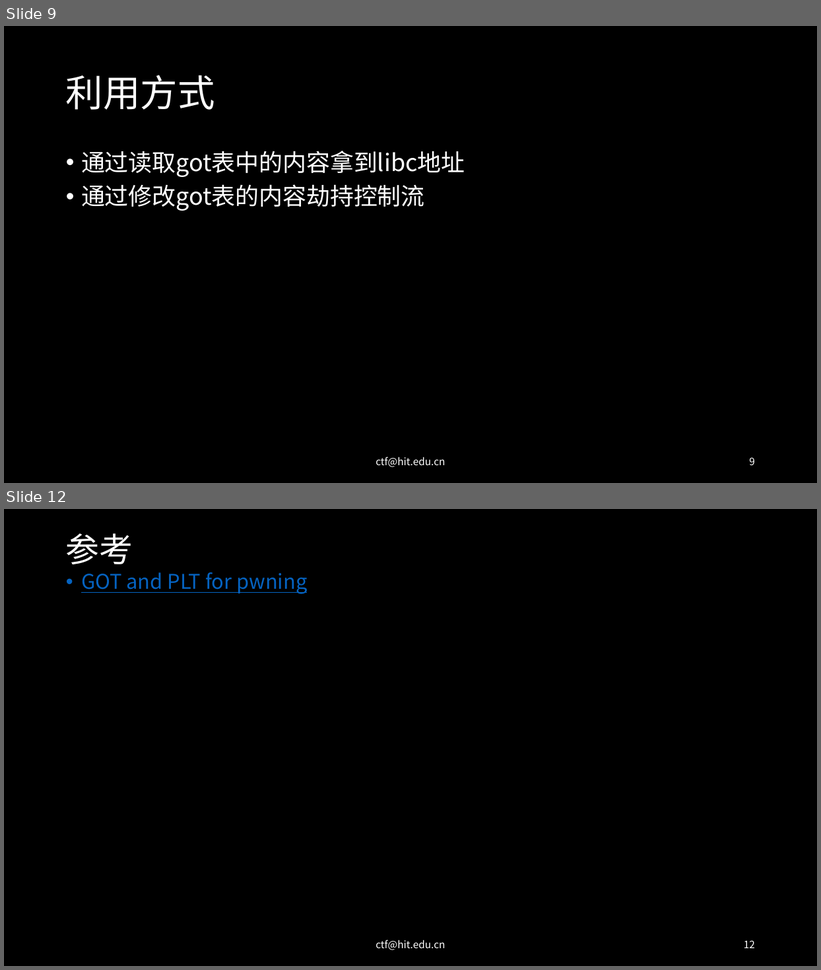
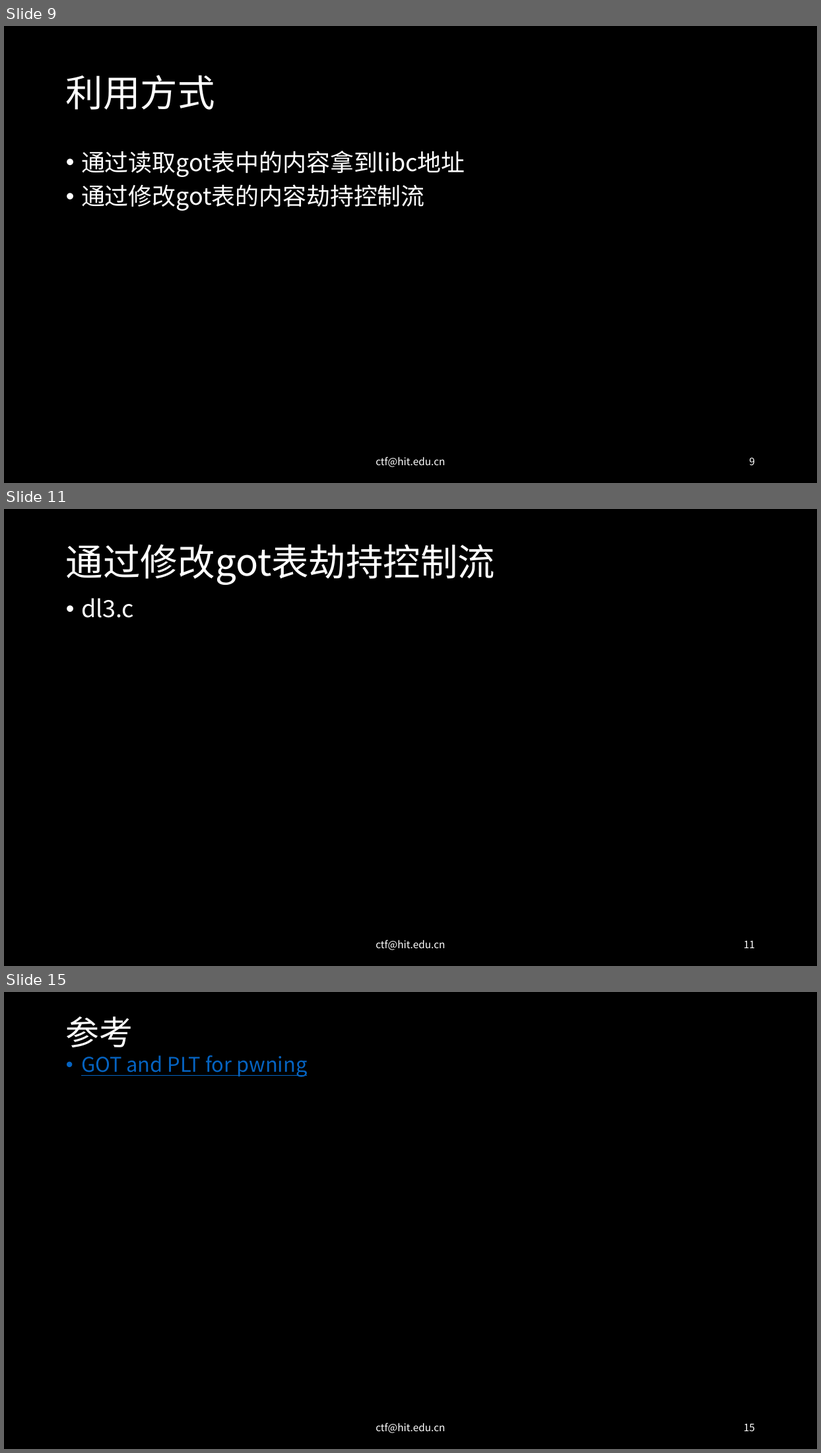
Before and after one commit to 7Hxz233/Lilac_2020_summer_pwn, a slide deck: slides/4-动态链接-plt表和got表.pptx. Shown one above the other, each under a label of ours: slides 9 and 12 before the commit, slides 9, 11 and 15 after it; the slides between them are not shown. The pictures are 821x970 and 821x1453 pixels, drawn with LibreOffice and Linux fonts; fonts in the diff are those of the drawing. Boxes give left, top, right and bottom in pixels: in the first picture for what was removed or moved away, otherwise in the second. Text is boxed around its words. In the diff, an @@ line names an element or a change of style, - is before the commit and + after.

```diff
--- a/slides/4-动态链接-plt表和got表.pptx
+++ b/slides/4-动态链接-plt表和got表.pptx
@@ slide 11 added at <box>4,509,817,966</box>, background #000000 @@
@@ title added at <box>66,544,495,585</box>, 44 pt, text #FFFFFF @@
+通过修改got表劫持控制流
@@ text added at <box>81,598,134,618</box>, 28 pt, text #FFFFFF @@
+• dl3.c
@@ text added at <box>376,940,445,951</box>, 12 pt, text #FFFFFF @@
+ctf@hit.edu.cn
@@ page number added at <box>744,941,755,949</box>, 12 pt, text #FFFFFF @@
+11
@@ what was slide 12 is now slide 15 @@
@@ page number at <box>744,1424,755,1432</box>: text changed @@
-12
+15
```
Also in this commit, not shown: 6 slides changed, 2 other slides added, 13 other files.
